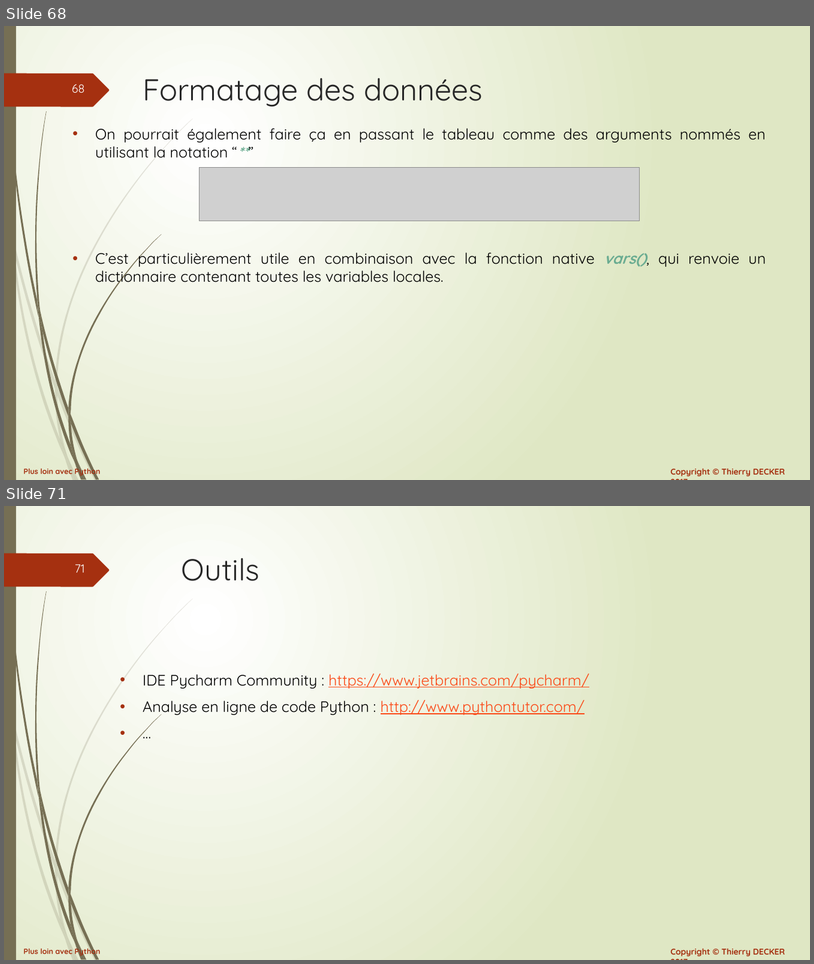
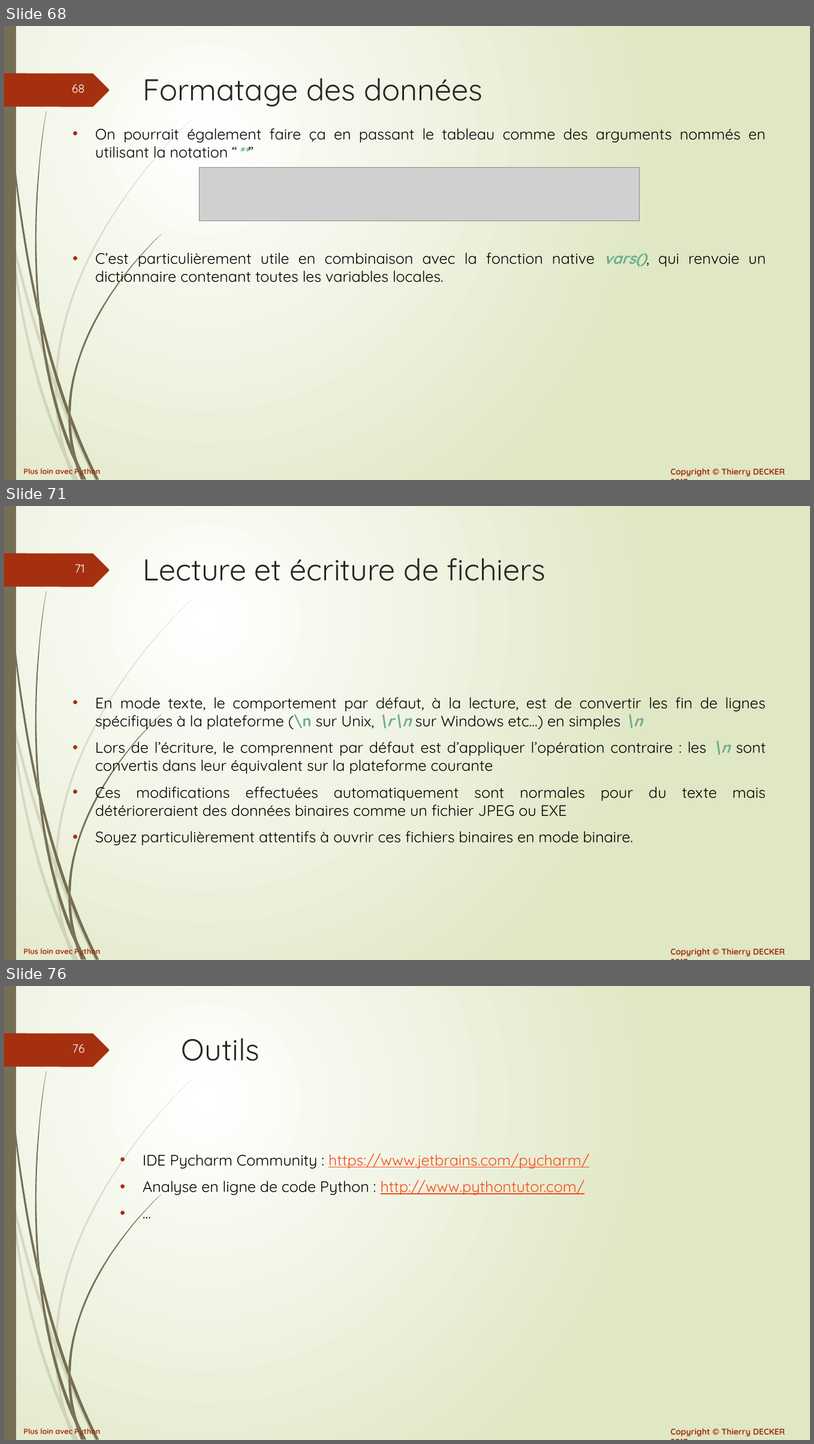
Before and after one commit to VikmanTheRacoon/learning-python, a slide deck: documentations/python-102.pptx. Shown one above the other, each under a label of ours: slides 68 and 71 before the commit, slides 68, 71 and 76 after it; the slides between them are not shown. The pictures are 814x964 and 814x1444 pixels, drawn with LibreOffice and Linux fonts; fonts in the diff are those of the drawing; grey boxes stand for pictures. Boxes give left, top, right and bottom in pixels: in the first picture for what was removed or moved away, otherwise in the second. Text is boxed around its words. In the diff, an @@ line names an element or a change of style, - is before the commit and + after.

```diff
--- a/documentations/python-102.pptx
+++ b/documentations/python-102.pptx
@@ slide 71 added at (x1=4, y1=506, x2=810, y2=960), background gradient #FFFFFF to #DFE8C4; not listed: 27 template elements that a slide beside it also shows @@
@@ title added at (x1=143, y1=558, x2=546, y2=581), 36 pt, text #262626 @@
+Lecture et écriture de fichiers
@@ text added at (x1=95, y1=697, x2=767, y2=845), 18 pt, text #000000 @@
+• En mode texte, le comportement par défaut, à la lecture, est de convertir les fin de lignes spécifiques à la plateforme (\n sur Unix, \r\n sur Windows etc…) en simples \n
+• Lors de l’écriture, le comprennent par défaut est d’appliquer l’opération contraire : les \n sont convertis dans leur équivalent sur la plateforme courante
+• Ces modifications effectuées automatiquement sont normales pour du texte mais détérioreraient des données binaires comme un fichier JPEG ou EXE
+• Soyez particulièrement attentifs à ouvrir ces fichiers binaires en mode binaire.
@@ what was slide 71 is now slide 76 @@
@@ page number at (x1=72, y1=1044, x2=85, y2=1053): text changed @@
-71
+76
```
Also in this commit, not shown: 2 slides changed, 4 other slides added, 1 other file.
